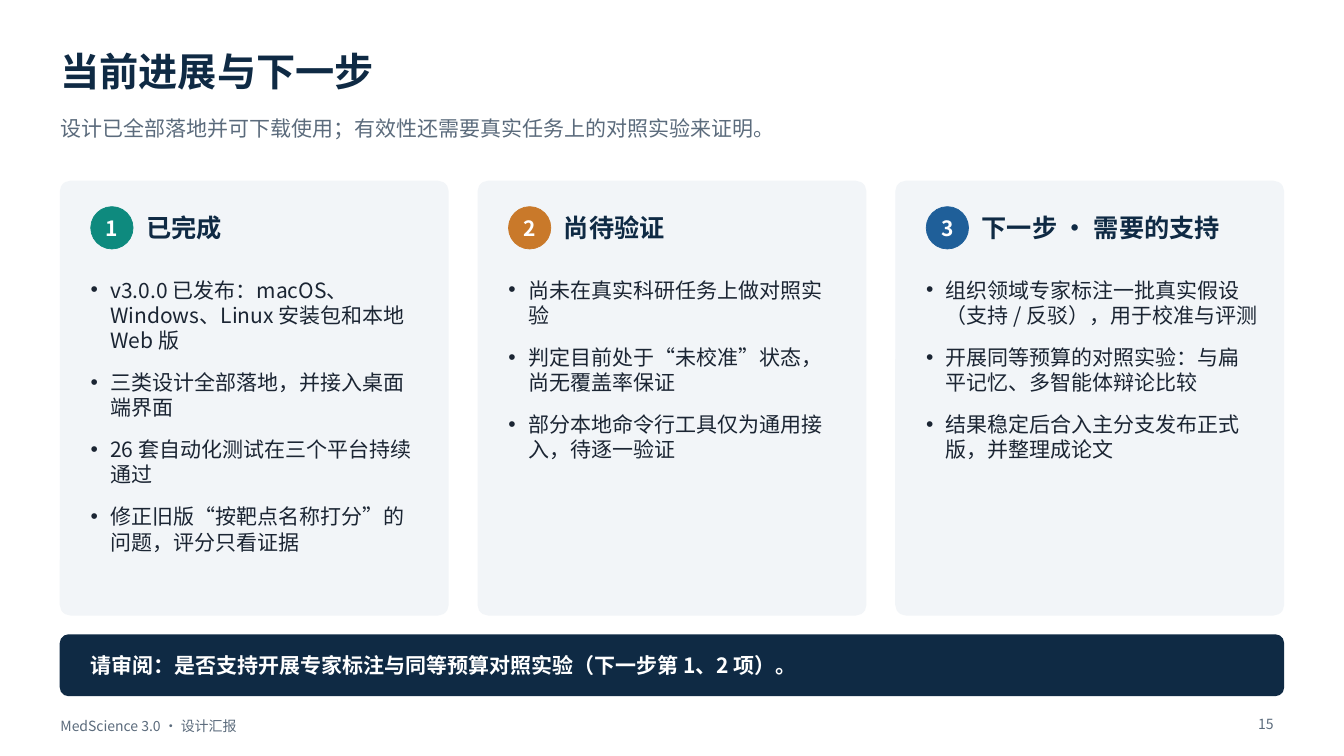
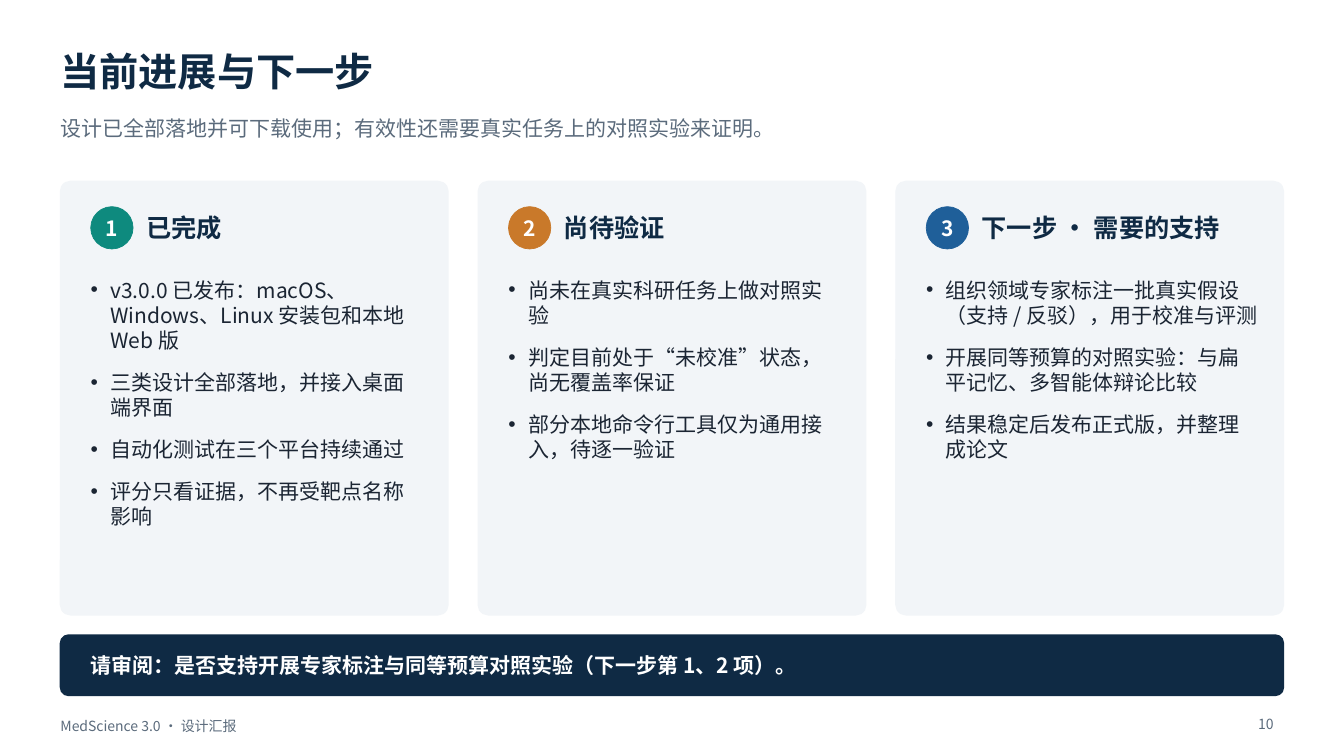
Before and after one commit to BenjaminDuo/MedScience, a slide deck: slide 10 of docs/presentation/MedScience-3.0-设计汇报.pptx (slide 15 before the commit). Drawn at 1344x756 pixels with LibreOffice and Linux fonts; fonts in the diff are those of the drawing. Boxes give left, top, right and bottom in pixels: in the first picture for what was removed or moved away, otherwise in the second. Text is boxed around its words. In the diff, an @@ line names an element or a change of style, - is before the commit and + after.

```diff
--- a/docs/presentation/MedScience-3.0-设计汇报.pptx
+++ b/docs/presentation/MedScience-3.0-设计汇报.pptx
@@ text at [946, 414, 1240, 459]: text changed @@
-• 结果稳定后合入主分支发布正式版，并整理成论文
+• 结果稳定后发布正式版，并整理成论文
@@ text at [110, 439, 404, 526]: text changed @@
-• 26 套自动化测试在三个平台持续通过
-• 修正旧版“按靶点名称打分”的问题，评分只看证据
+• 自动化测试在三个平台持续通过
+• 评分只看证据，不再受靶点名称影响
@@ page number at [1258, 718, 1274, 729]: text changed @@
-15
+10
```
Also in this commit, not shown: 8 other slides changed, 5 slides removed, 5 other files.
